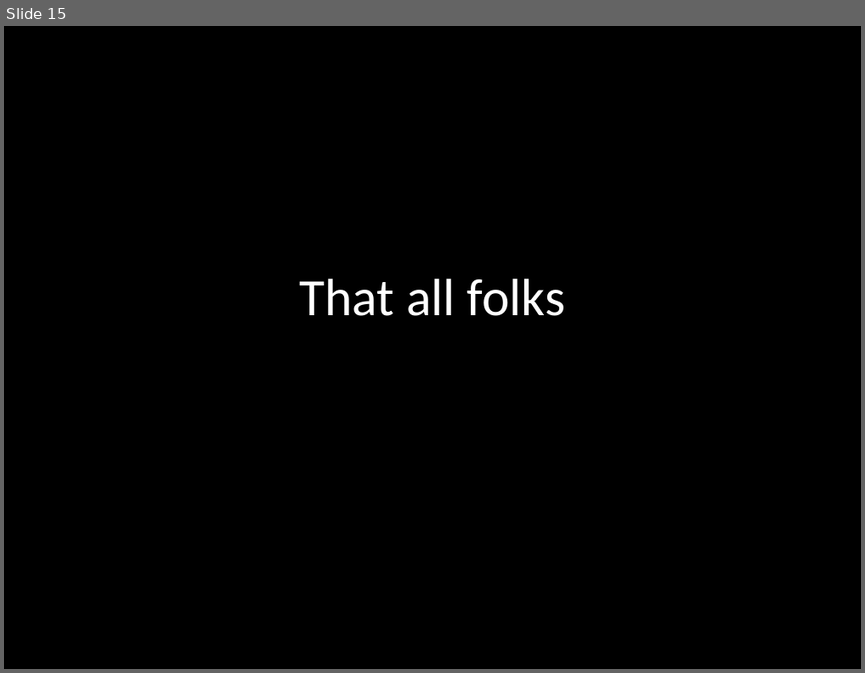
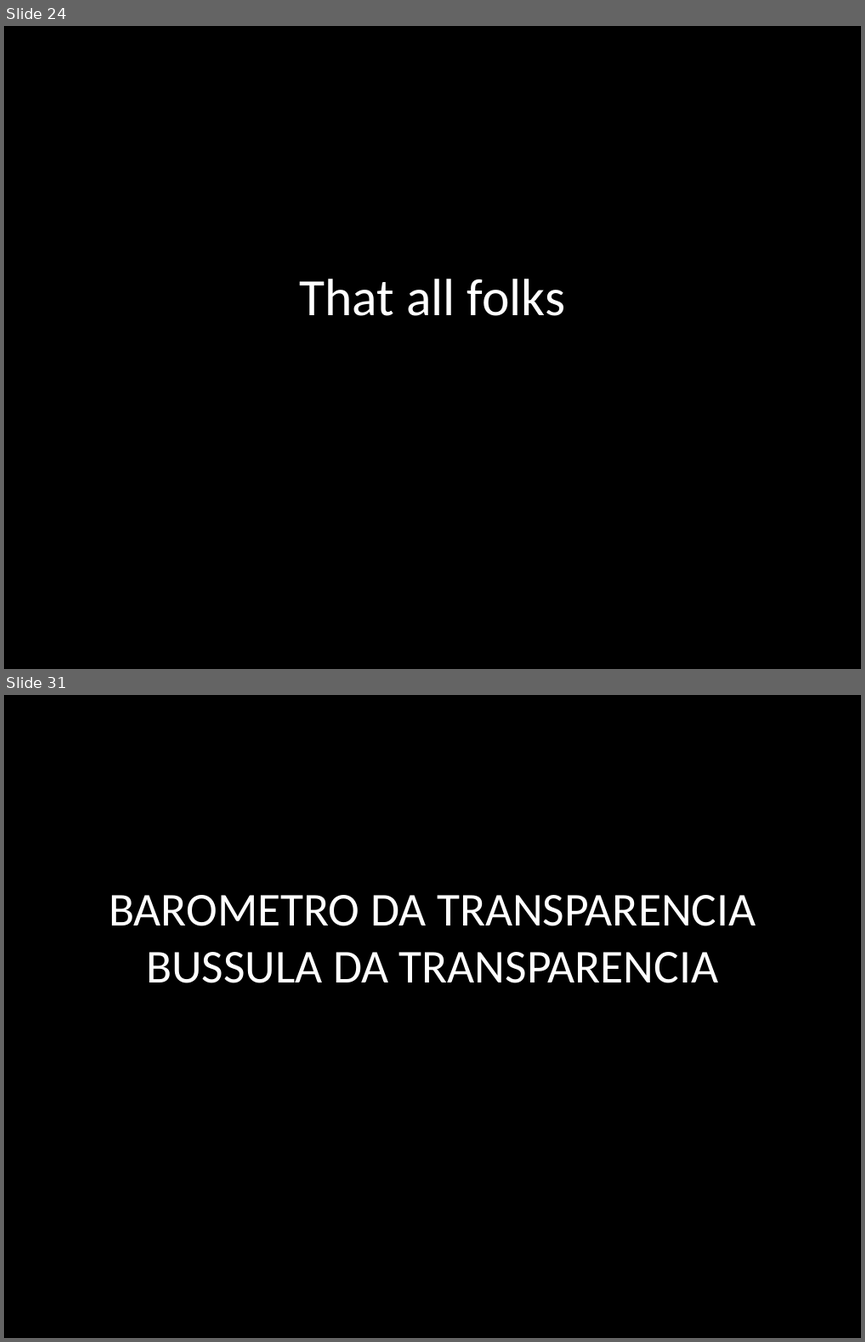
Before and after one commit to DATAUNIRIO/ap, a slide deck: DMQtalks/my_talk.pptx. Shown one above the other, each under a label of ours: slide 15 before the commit, slides 24 and 31 after it; the slides between them are not shown. The pictures are 865x673 and 865x1342 pixels, drawn with LibreOffice and Linux fonts; fonts in the diff are those of the drawing. Boxes give left, top, right and bottom in pixels: in the first picture for what was removed or moved away, otherwise in the second. Text is boxed around its words. In the diff, an @@ line names an element or a change of style, - is before the commit and + after.

```diff
--- a/DMQtalks/my_talk.pptx
+++ b/DMQtalks/my_talk.pptx
@@ slide 31 added at [4,695,861,1338], background #000000 @@
@@ title added at [109,895,755,983], 39.6 pt, text #FFFFFF @@
+BAROMETRO DA TRANSPARENCIA
+BUSSULA DA TRANSPARENCIA
@@ what was slide 15 is now slide 24 @@
```
Also in this commit, not shown: 5 slides changed, 16 other slides added, 1 slide removed, 2 other files.
